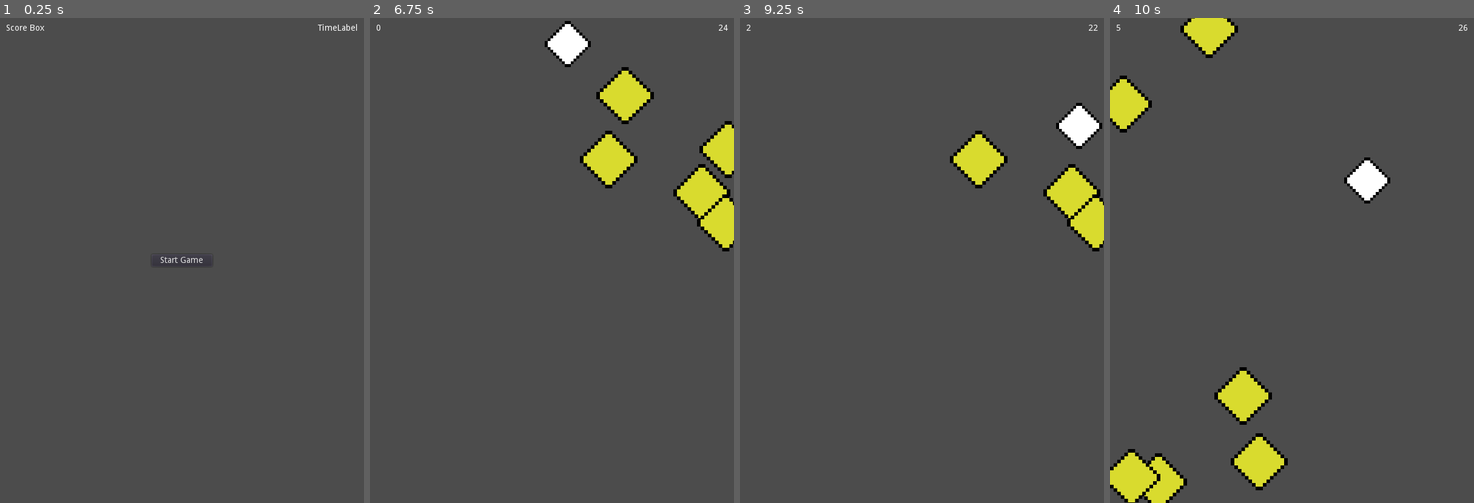
Above: before the commit, frames 1-4 (left to right).
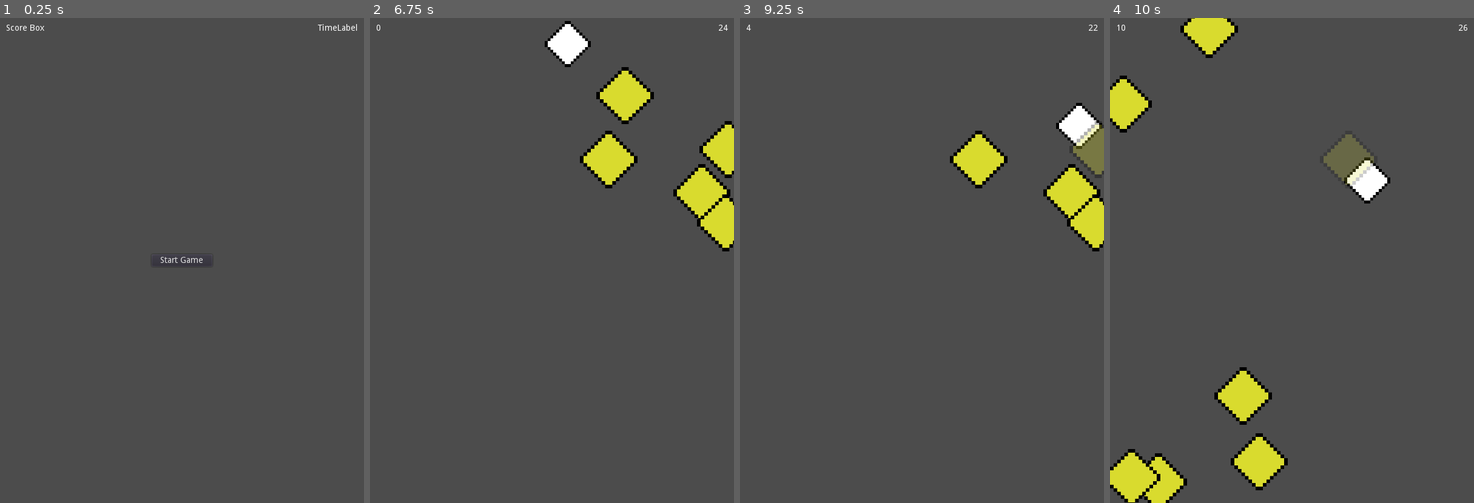
Above: after the commit, the same moments.

Repository: TateKennington/Godot-Game-Dev
Game: Godot game, scene res://Main.tscn
Same seed, same stepped clock (60 frames per second), same inputs: the game is played once before the commit and once after it.
Inputs:
- Up to frame 1 (0.25 s): no input
- Up to frame 2 (6.75 s): click "Start Game" at 0.5 s; tap Enter at 1.25 s; hold Up (ui_up) 1.28-2.78 s; hold Left (ui_left) 2.78-4.28 s; tap Space at 4.25 s; hold Down (ui_down) 4.28-5.03 s; hold Right (ui_right) 5.03-5.78 s; hold Up (ui_up) 5.78-6.53 s; hold Right (ui_right) from 6.53 s (still down)
- Up to frame 3 (9.25 s): tap Enter at 8 s; tap Space at 8.75 s; release Right (ui_right) at 8.78 s; hold Down (ui_down) from 8.78 s (still down)
- Up to frame 4 (10 s): release Down (ui_down) at 9.53 s; hold Left (ui_left) from 9.53 s (still down)

Frames 1-2 are identical in both runs. In frame 3, 0.6% of the frame differs, in the area x 1-100%, y 1-33%; in frame 4, 0.9%, in the area x 1-73%, y 1-35%.

Commit message:
Added coin fadeout

Diff:
--- a/CoinDash/Coin.gd
+++ b/CoinDash/Coin.gd
@@ -1,5 +1,16 @@
 extends Area2D
 
+func _ready():
+	$Tween.interpolate_property($AnimatedSprite, 'modulate',
+								Color(1,1,1,1), Color(1,1,1,0), 0.3,
+								Tween.TRANS_QUAD, Tween.EASE_OUT)
+	pass
+
 func pickup():
+	monitoring = false;
+	$Tween.start()
+	pass
+
+func _on_Tween_tween_completed(object, key):
 	queue_free()
 	pass
--- a/CoinDash/Coin.tscn
+++ b/CoinDash/Coin.tscn
@@ -17,7 +17,7 @@
 custom_solver_bias = 0.0
 extents = Vector2( 82.6804, 81.7379 )
 
-[node name="Coin" type="Area2D" groups=[
+[node name="Coin" type="Area2D" index="0" groups=[
 "pickup",
 ]]
 
@@ -40,3 +40,14 @@
 [node name="CollisionShape2D" type="CollisionShape2D" parent="." index="1"]
 
 shape = SubResource( 2 )
+
+[node name="Tween" type="Tween" parent="." index="2"]
+
+repeat = false
+playback_process_mode = 1
+playback_speed = 1.0
+playback/active = false
+playback/repeat = false
+playback/speed = 1.0
+
+[connection signal="tween_completed" from="Tween" to="." method="_on_Tween_tween_completed"]
